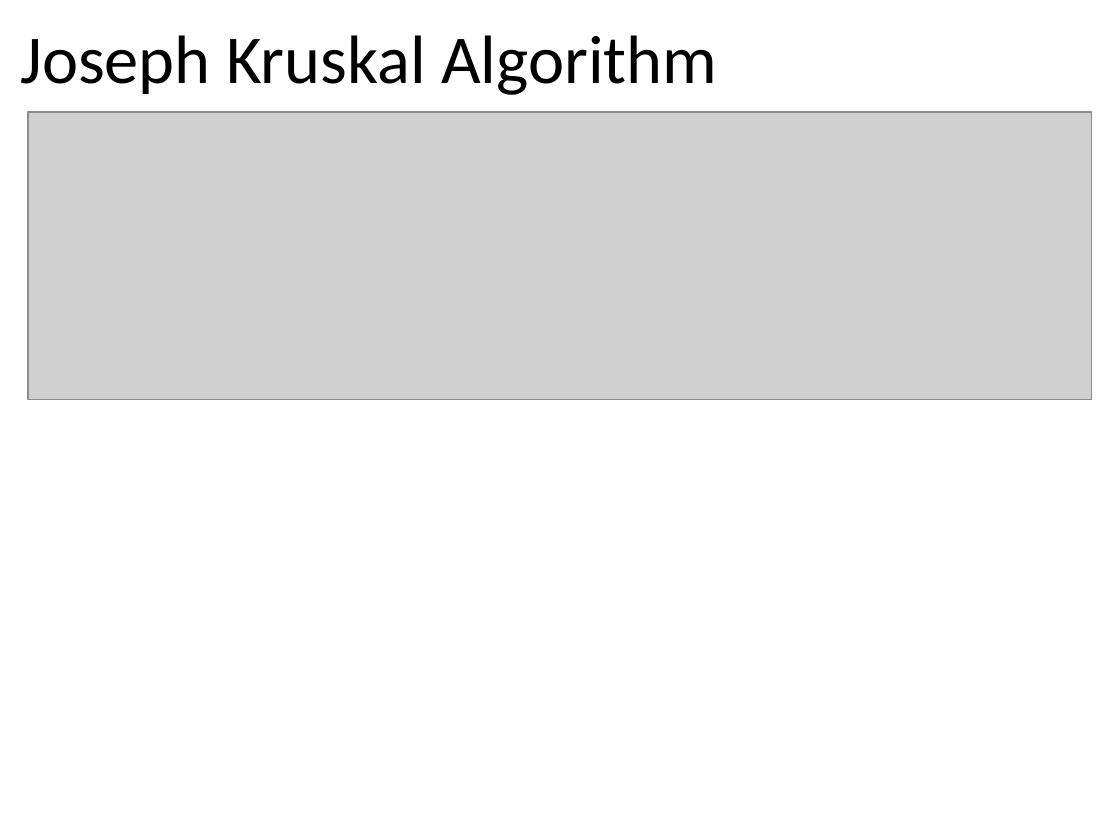
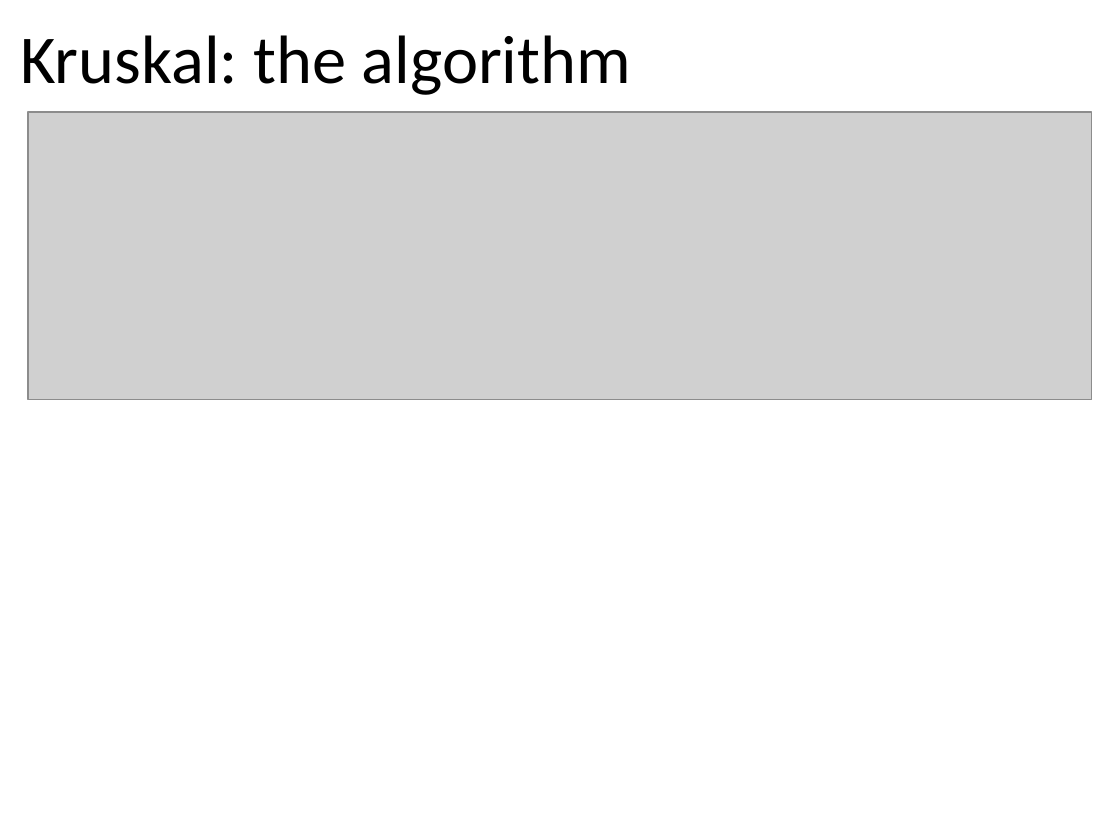
Before and after one commit to tutrunghieu/dsa-2017-java-tutorial, a slide deck: slide 14 of dsa2017-java-online/handouts/data-day07-graph/Lecture 12 - Chapter 08 - Graphs - Part 2.pptx (slide 13 before the commit). Drawn at 1120x840 pixels with LibreOffice and Linux fonts; fonts in the diff are those of the drawing; grey boxes stand for pictures; background and template pictures are left out. Boxes give left, top, right and bottom in pixels: in the first picture for what was removed or moved away, otherwise in the second. Text is boxed around its words. In the diff, an @@ line names an element or a change of style, - is before the commit and + after.

```diff
--- a/dsa2017-java-online/handouts/data-day07-graph/Lecture 12 - Chapter 08 - Graphs - Part 2.pptx
+++ b/dsa2017-java-online/handouts/data-day07-graph/Lecture 12 - Chapter 08 - Graphs - Part 2.pptx
@@ title at <box>20,35,631,95</box>: text changed @@
-Joseph Kruskal Algorithm
+Kruskal: the algorithm
```
Also in this commit, not shown: 3 other slides changed, 2 slides added, 6 other files.
